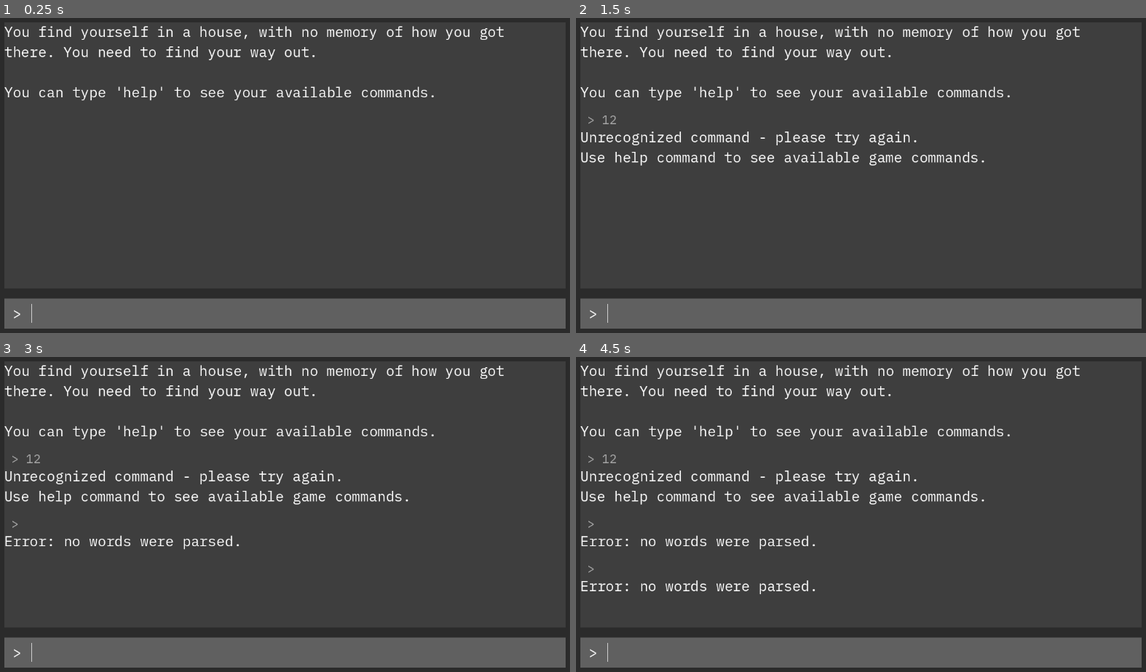
Above: before the commit, frames 1-4 (two rows, left to right).
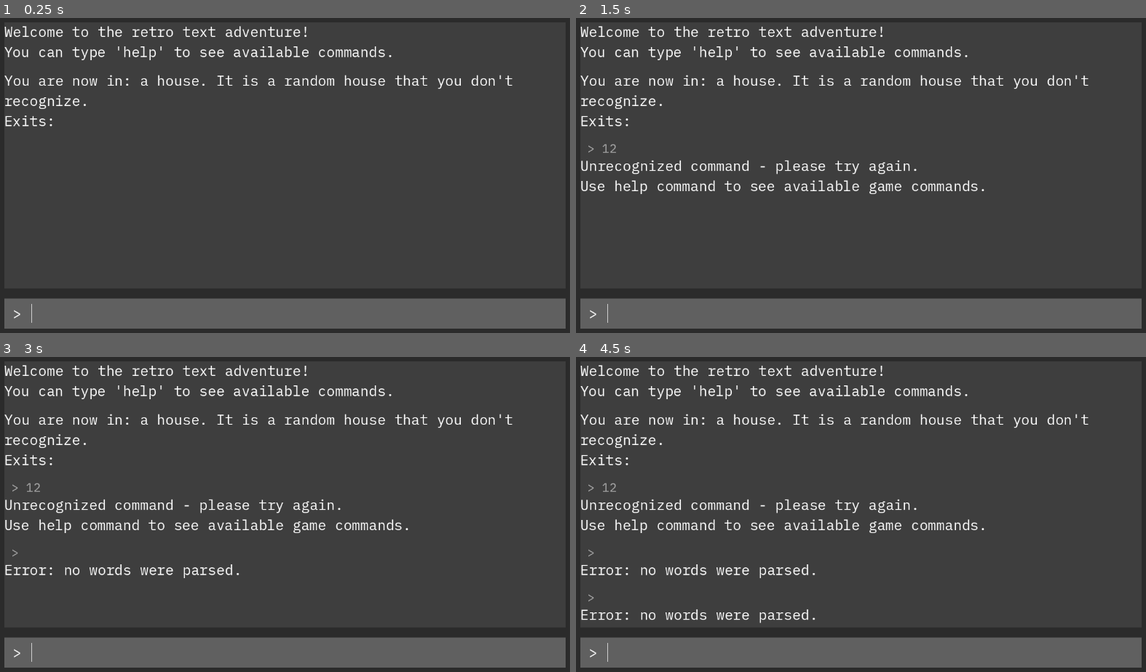
Above: after the commit, the same moments.

Repository: Serious07/Godot-4-Text-game-tutorial
Game: Godot game, scene res://scenes/game.tscn
Same seed, same stepped clock (60 frames per second), same inputs: the game is played once before the commit and once after it.
Inputs (mouse positions are in pixels of both pictures, inside the frame that each line leads up to):
- Up to frame 1 (0.25 s): no input
- Up to frame 2 (1.5 s): click (872, 314) at 0.52 s; type "12" at 0.6 s; tap Enter at 1.25 s
- Up to frame 3 (3 s): tap Space at 2 s; tap Enter at 2.75 s
- Up to frame 4 (4.5 s): tap Space at 3.5 s; tap Enter at 4.25 s

The runs differ from the first frame. In frame 1, 3.7% of the frame differs, in the area x 0-90%, y 2-35%; in frame 2, 6.5%; in frame 3, 7.4%; in frame 4, 8.2%, in the area x 0-90%, y 2-85%.

Commit message:
End of day 2

Diff:
--- a/Scripts/CommandProcessor.gd
+++ b/Scripts/CommandProcessor.gd
@@ -1,4 +1,13 @@
 extends Node
+
+
+signal response_generated(response_text)
+
+var current_room = null
+
+
+func initialize(starting_room):
+	change_room(starting_room)
 
 
 func process_command(input: String) -> String:
@@ -29,3 +38,12 @@
 
 func help() -> String:
 	return "You can use these commands: go [location], help"
+
+
+func change_room(new_room : Room):
+	current_room = new_room
+	var strings = PackedStringArray([
+		"You are now in: " + new_room.room_name + ". It is " + new_room.room_description + "\n",
+		"Exits: " + "\n"
+	])
+	emit_signal("response_generated", "".join(strings))
--- a/Scripts/Game.gd
+++ b/Scripts/Game.gd
@@ -12,14 +12,23 @@
 @onready var hystory_rows = $Background/MarginContainer/Rows/GameInfo/Scroll/HistoryRows
 @onready var scroll = $Background/MarginContainer/Rows/GameInfo/Scroll
 @onready var scrollbar = scroll.get_v_scroll_bar()
+@onready var room_manager = $RoomManager
 
 
 func _ready() -> void:
 	scrollbar.connect("changed", Callable(self, "handle_scrollbar_changed"))
 	max_scroll_lenght = scrollbar.max_value
-	var starting_message = Responce.instantiate()
-	starting_message.text = "You find yourself in a house, with no memory of how you got there. You need to find your way out.\n\nYou can type 'help' to see your available commands."
-	add_responce_to_game(starting_message)
+
+	handle_response_generated("Welcome to the retro text adventure!\nYou can type 'help' to see available commands.")
+
+	command_processor.response_generated.connect(handle_response_generated)
+	command_processor.initialize(room_manager.get_child(0))
+
+
+func handle_response_generated(response_text : String):
+	var response = Responce.instantiate()
+	response.text = response_text
+	add_responce_to_game(response)
 
 
 func handle_scrollbar_changed():
--- /dev/null
+++ b/Scripts/Room.gd
@@ -0,0 +1,6 @@
+extends PanelContainer
+class_name Room
+
+
+@export var room_name:String = "Room name"
+@export var room_description:String = "This is the description of the room."
--- /dev/null
+++ b/scenes/Room.tscn
@@ -0,0 +1,35 @@
+[gd_scene load_steps=3 format=3 uid="uid://3lwuodij5n6d"]
+
+[ext_resource type="Script" path="res://Scripts/Room.gd" id="1_my5e0"]
+[ext_resource type="FontFile" uid="uid://c3dwdsa6ke5fi" path="res://fonts/ttf/IBMPlexMono-Regular.ttf" id="1_p142f"]
+
+[node name="Room" type="PanelContainer"]
+custom_minimum_size = Vector2(250, 200)
+offset_right = 250.0
+offset_bottom = 200.0
+script = ExtResource("1_my5e0")
+
+[node name="MarginContainer" type="MarginContainer" parent="."]
+layout_mode = 2
+theme_override_constants/margin_left = 10
+theme_override_constants/margin_top = 10
+theme_override_constants/margin_right = 10
+theme_override_constants/margin_bottom = 10
+
+[node name="Rows" type="VBoxContainer" parent="MarginContainer"]
+layout_mode = 2
+
+[node name="RoomName" type="Label" parent="MarginContainer/Rows"]
+layout_mode = 2
+theme_override_fonts/font = ExtResource("1_p142f")
+theme_override_font_sizes/font_size = 24
+text = "Room name"
+horizontal_alignment = 1
+vertical_alignment = 1
+
+[node name="RoomDescription" type="Label" parent="MarginContainer/Rows"]
+layout_mode = 2
+theme_override_fonts/font = ExtResource("1_p142f")
+theme_override_font_sizes/font_size = 16
+text = "This is the description of the room."
+autowrap_mode = 1
--- a/scenes/game.tscn
+++ b/scenes/game.tscn
@@ -1,8 +1,9 @@
-[gd_scene load_steps=11 format=3 uid="uid://dv6l6oirocx8c"]
+[gd_scene load_steps=12 format=3 uid="uid://dv6l6oirocx8c"]
 
 [ext_resource type="FontFile" uid="uid://c3dwdsa6ke5fi" path="res://fonts/ttf/IBMPlexMono-Regular.ttf" id="1_26y8w"]
 [ext_resource type="Script" path="res://Scripts/Game.gd" id="1_gpxjs"]
 [ext_resource type="Script" path="res://Scripts/Input.gd" id="1_sd4wn"]
+[ext_resource type="PackedScene" uid="uid://3lwuodij5n6d" path="res://scenes/Room.tscn" id="3_ob04f"]
 [ext_resource type="Script" path="res://Scripts/CommandProcessor.gd" id="4_fut5f"]
 
 [sub_resource type="StyleBoxFlat" id="StyleBoxFlat_56d4h"]
@@ -31,6 +32,16 @@
 
 [node name="CommandProcessor" type="Node" parent="."]
 script = ExtResource("4_fut5f")
+
+[node name="RoomManager" type="Node" parent="."]
+
+[node name="HouseRoom" parent="RoomManager" instance=ExtResource("3_ob04f")]
+offset_left = 44.0
+offset_top = -370.0
+offset_right = 294.0
+offset_bottom = -170.0
+room_name = "a house"
+room_description = "a random house that you don't recognize."
 
 [node name="Background" type="PanelContainer" parent="."]
 layout_mode = 1
